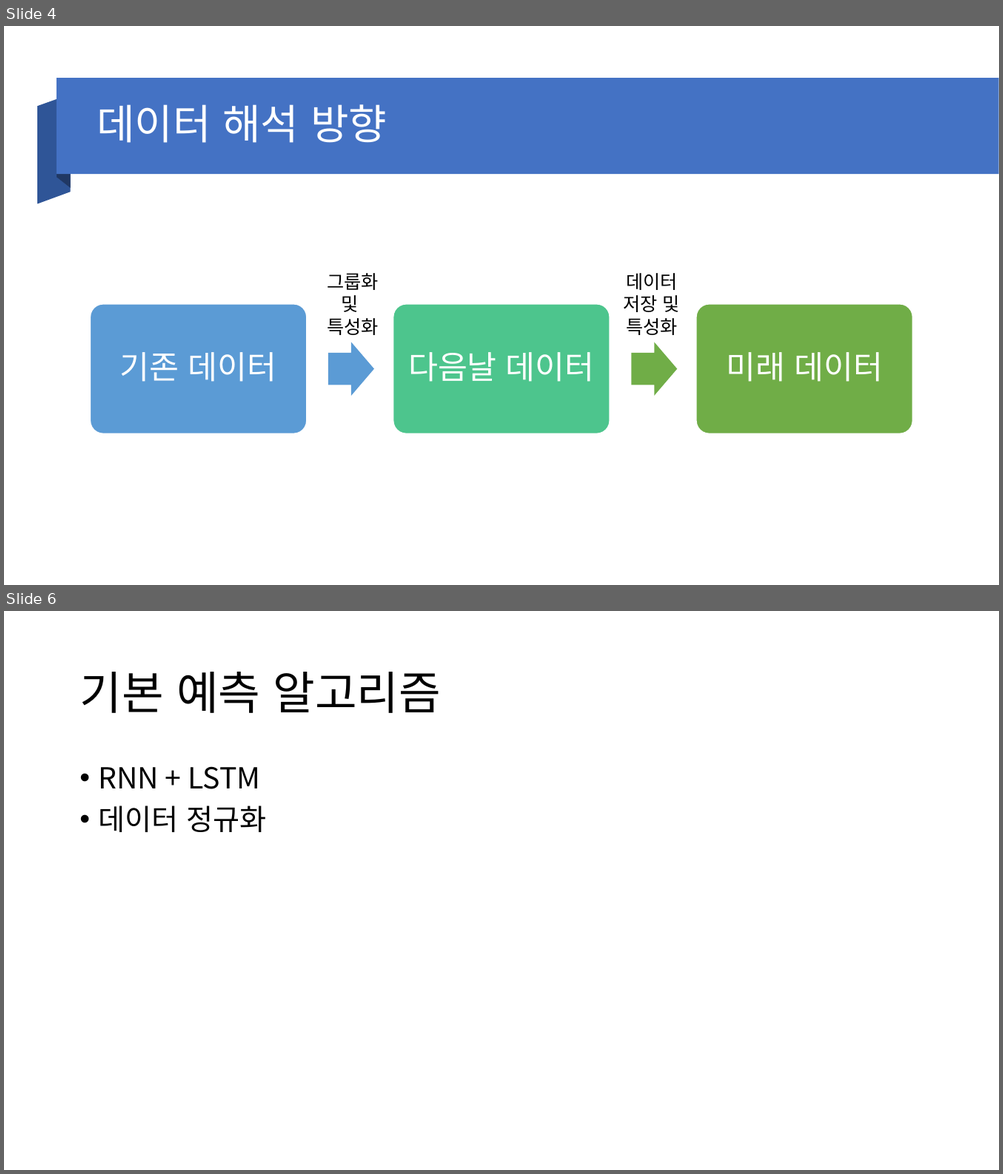
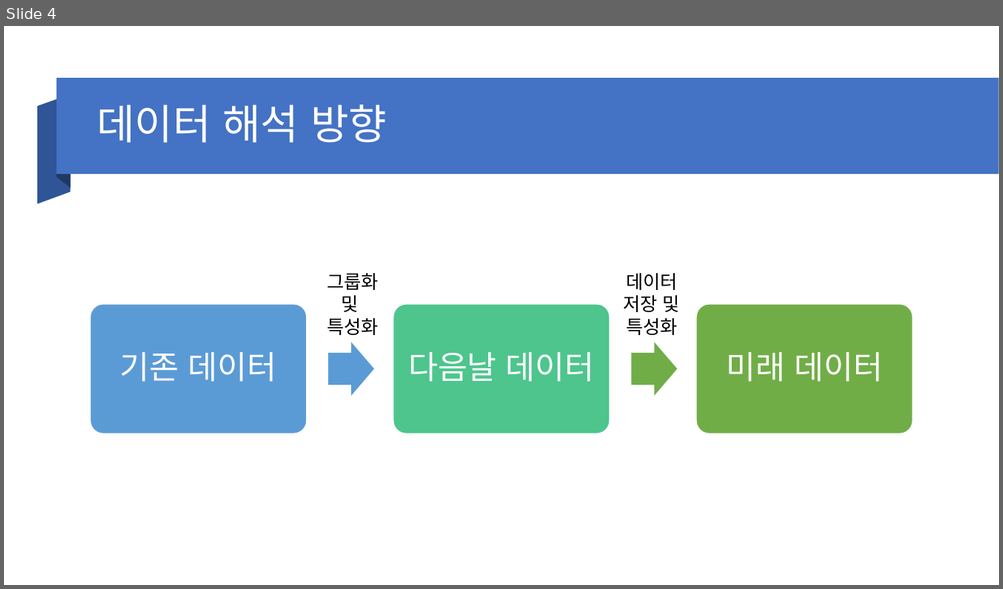
Before and after one commit to artistic100one/machinelearning, a slide deck: ML Project/Bitcoin Data.pptx. Shown one above the other, each under a label of ours: slides 4 and 6 before the commit, slide 4 after it; the slides between them are not shown. The pictures are 1003x1174 and 1003x589 pixels, drawn with LibreOffice and Linux fonts; fonts in the diff are those of the drawing. Boxes give left, top, right and bottom in pixels: in the first picture for what was removed or moved away, otherwise in the second. Text is boxed around its words. In the diff, an @@ line names an element or a change of style, - is before the commit and + after.

```diff
--- a/ML Project/Bitcoin Data.pptx
+++ b/ML Project/Bitcoin Data.pptx
@@ slide 6 removed at [4,611,999,1170], background #FFFFFF @@
@@ title removed at [79,672,441,713] @@
-기본 예측 알고리즘
@@ text removed at [99,766,267,832] @@
-• RNN + LSTM
-• 데이터 정규화
```
Also in this commit, not shown: 4 slides changed, 4 slides added, 3 other files.
